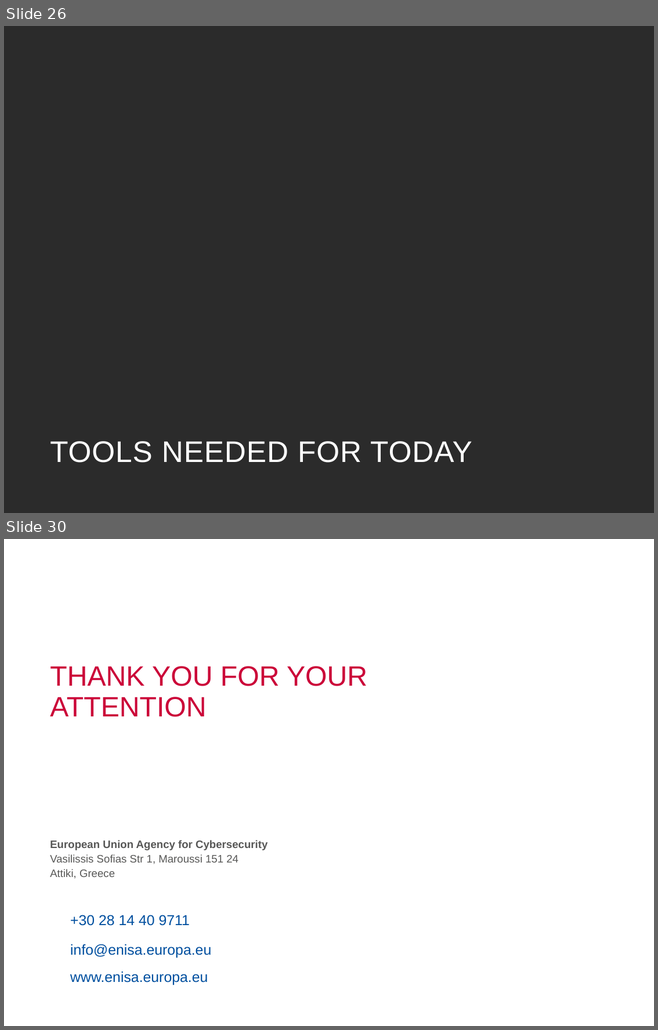
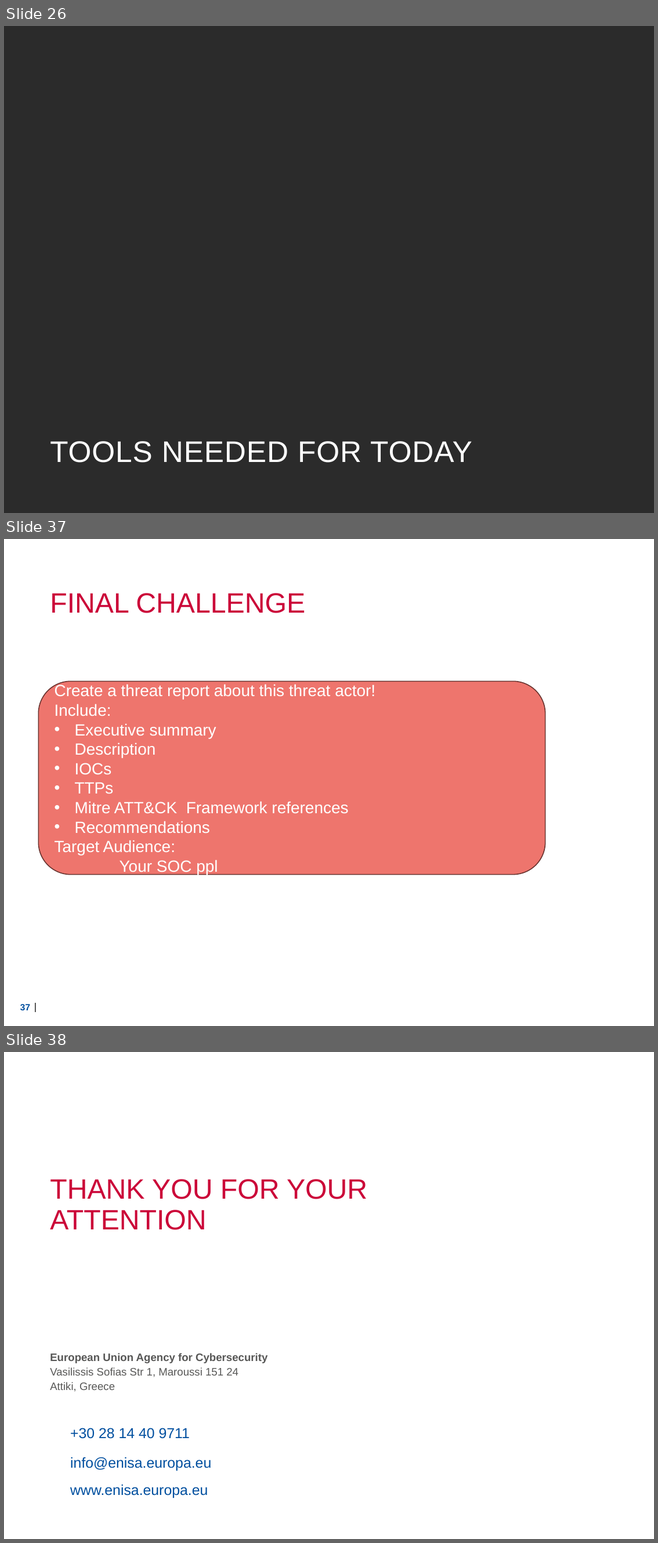
Before and after one commit to Lensver65/ESDC-BP, a slide deck: Cyber exercise.pptx. Shown one above the other, each under a label of ours: slides 26 and 30 before the commit, slides 26, 37 and 38 after it; the slides between them are not shown. The pictures are 658x1030 and 658x1543 pixels, drawn with LibreOffice and Linux fonts; fonts in the diff are those of the drawing; background and template pictures are left out; a plain dark background stands for a picture behind light text. Boxes give left, top, right and bottom in pixels: in the first picture for what was removed or moved away, otherwise in the second. Text is boxed around its words. In the diff, an @@ line names an element or a change of style, - is before the commit and + after.

```diff
--- a/Cyber exercise.pptx
+++ b/Cyber exercise.pptx
@@ slide 37 added at (x1=4, y1=539, x2=654, y2=1026), background picture (left out) @@
@@ title added at (x1=50, y1=593, x2=305, y2=613), 31 pt, text #CB0538 @@
+FINAL CHALLENGE
@@ rounded rectangle added at (x1=38, y1=681, x2=545, y2=875), fill #EE756D, outline #683330 1 pt, 18 pt, text #FFFFFF @@
+Create a threat report about this threat actor!
+Include:
+• Executive summary
+• Description
+• IOCs
+• TTPs
+• Mitre ATT&CK Framework references
+• Recommendations
+Target Audience:
+Your SOC ppl
@@ page number added at (x1=20, y1=1004, x2=30, y2=1011), 10 pt, text #004F9F, bold @@
+37
@@ line added from (35, 1004) to (35, 1012), #575756 1 pt @@
@@ what was slide 30 is now slide 38 @@
```
Also in this commit, not shown: 1 slide changed, 9 other slides added, 2 slides removed, 2 other files.
